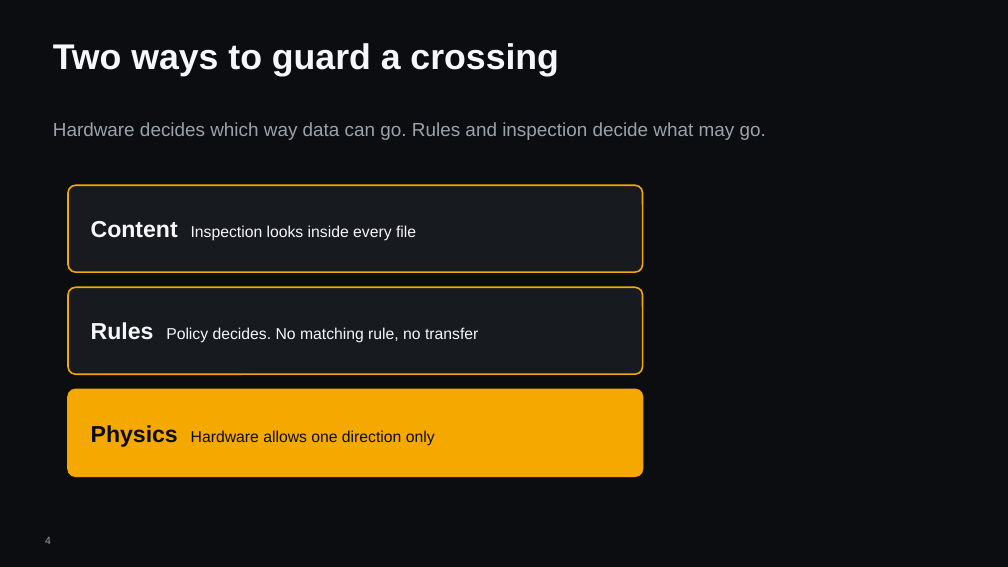
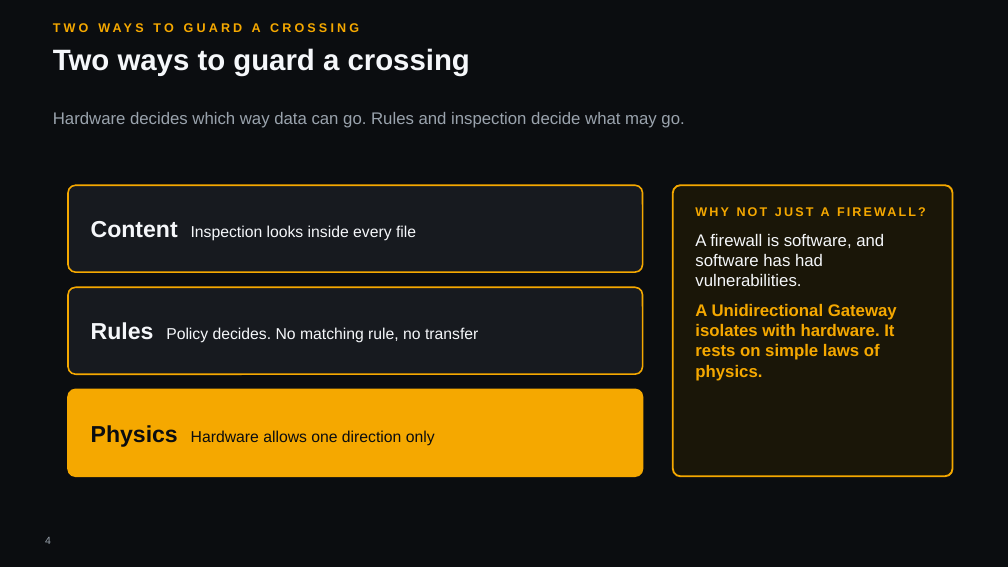
Before and after one commit to hybridus/DFX_Marketing, a slide deck: slide 4 of Projects/03_Presales_Master_Deck/pilot/DFX_Master_deck.pptx. Drawn at 1008x567 pixels with LibreOffice and Linux fonts; fonts in the diff are those of the drawing; background and template pictures are left out. Boxes give left, top, right and bottom in pixels: in the first picture for what was removed or moved away, otherwise in the second. Text is boxed around its words. In the diff, an @@ line names an element or a change of style, - is before the commit and + after.

```diff
--- a/Projects/03_Presales_Master_Deck/pilot/DFX_Master_deck.pptx
+++ b/Projects/03_Presales_Master_Deck/pilot/DFX_Master_deck.pptx
@@ text added at (209,23,218,32), 12 pt, text #F5A800, bold @@
+TWO WAYS TO GUARD A CROSSING
@@ text "Two ways to guard a ..." at (53,48,470,76): size 34 to 28 pt @@
@@ text "Hardware decides which way data ...": place and size @@
-text "Hardware decides which way data ..." at (53,122,766,140)
+text "Hardware decides which way data ..." at (53,112,684,128)
@@ text "Hardware decides which way data ..." at (53,112,684,128): size 18 to 16 pt @@
@@ rounded rectangle added at (673,185,953,476), fill #1A1608, outline #F5A800 1.75 pt @@
@@ text added at (695,207,897,381), 16 pt, text #F5A800, bold @@
+WHY NOT JUST A FIREWALL?
+A firewall is software, and software has had vulnerabilities.
+A Unidirectional Gateway isolates with hardware. It rests on simple laws of physics.
```
Also in this commit, not shown: 35 other slides changed, 1 slide added, 1 slide removed, 8 other files.
